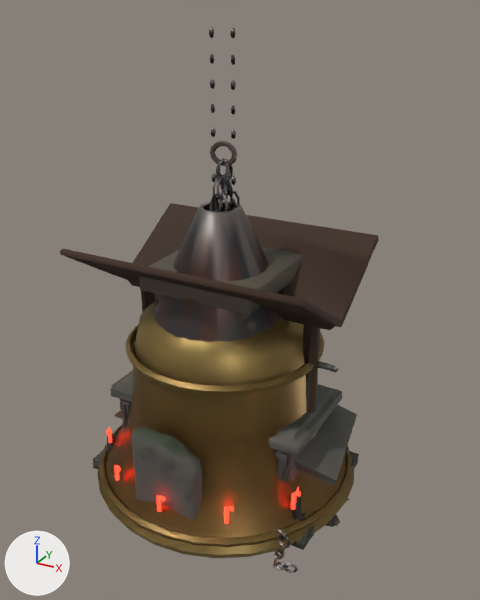
Before and after pictures for a commit that changed the glTF model juego/web/public/modelos/sangre/cosas.glb.
Camera for both pictures: a 50 mm lens placed at (2.35, -4.02, 3.59), pointed at (0.13, 0.01, 1.57). Every picture has the same lights, and +X, +Y and +Z are marked at lower left. The first picture is the older version. Where no turn or scale is listed for an object, it has been applied to the vertices.

The first picture shows 'cuerpo.010', 'cuerpo.018', 'cuerpo.019', 'cuerpo.023', 'cuerpo.036', 'cuerpo.037', 'cuerpo.051', 'cuerpo.054' and 2 more.
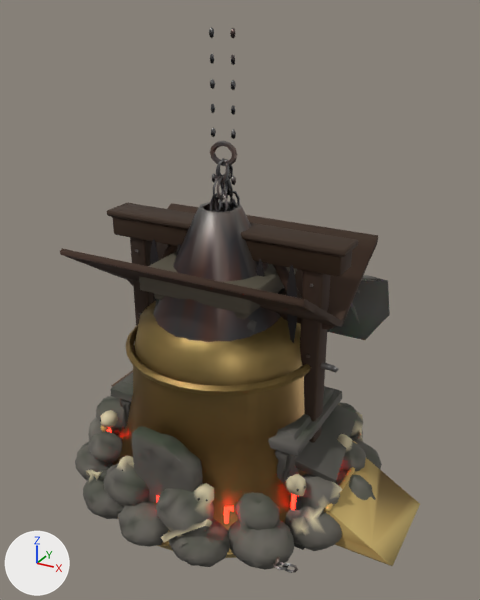
What differs and where, as boxes [x1, y1, x2, y2] in the pictures (480 x 600 px):
'cuerpo.061', added: after [75, 275, 390, 570]
'cuerpo.057', added: after [107, 203, 359, 443]
    faces in mat_sg_base: [107, 203, 359, 443]
'cuerpo.063', added: after [101, 426, 420, 566]
'cuerpo.062', added (mostly hidden): after [102, 426, 356, 443]

Patch to the scene script:
```diff
--- a/juego/web/public/modelos/sangre/cosas.glb.py
+++ b/juego/web/public/modelos/sangre/cosas.glb.py
@@ me_c_relicario_abierto_cuerpo @@
+me_c_relicario_abierto_cuerpo.from_pydata(...)  # 3235 vertices, 6414 faces; spans x -1.3..1.3, y -0.61..0.61, z -0.59..0.59
+# faces by material slot: [4014, 192, 480, 1728]
+me_c_relicario_abierto_cuerpo.materials.append(mat_sg_base)
+me_c_relicario_abierto_cuerpo.materials.append(mat_sg_brillo_blanco)
+me_c_relicario_abierto_cuerpo.materials.append(mat_sg_brillo_violeta)
+me_c_relicario_abierto_cuerpo.materials.append(mat_sg_metal)
@@ me_c_relicario_cuerpo @@
+me_c_relicario_cuerpo.from_pydata(...)  # 3847 vertices, 7638 faces; spans x -1.01..1.01, y -0.43..0.43, z -0.57..0.57
+# faces by material slot: [2732, 192, 232, 4458, 24]
+me_c_relicario_cuerpo.materials.append(mat_sg_base)
+me_c_relicario_cuerpo.materials.append(mat_sg_brillo_blanco)
+me_c_relicario_cuerpo.materials.append(mat_sg_brillo_violeta)
+me_c_relicario_cuerpo.materials.append(mat_sg_metal)
+me_c_relicario_cuerpo.materials.append(mat_sg_brillo_rojo)
@@ me_c_osario_cuerpo @@
+me_c_osario_cuerpo.from_pydata(...)  # 4577 vertices, 8797 faces; spans x -1.29..1.29, y -1.25..1.25, z -0.86..0.86
+# faces by material slot: [8675, 122]
+me_c_osario_cuerpo.materials.append(mat_sg_base)
+me_c_osario_cuerpo.materials.append(mat_sg_brillo_fuego)
@@ me_c_campana_exorcismo_cuerpo @@
+me_c_campana_exorcismo_cuerpo.from_pydata(...)  # 3812 vertices, 7408 faces; spans x -1.03..1.03, y -0.96..0.96, z -1.09..1.09
+# faces by material slot: [3322, 3142, 308, 546, 90]
+me_c_campana_exorcismo_cuerpo.materials.append(mat_sg_base)
+me_c_campana_exorcismo_cuerpo.materials.append(mat_sg_metal)
+me_c_campana_exorcismo_cuerpo.materials.append(mat_sg_brillo_violeta)
+me_c_campana_exorcismo_cuerpo.materials.append(mat_sg_espectro)
+me_c_campana_exorcismo_cuerpo.materials.append(mat_sg_brillo_ambar)
@@ ob_cuerpo_063 @@
+ob_cuerpo_063 = bpy.data.objects.new('cuerpo.063', me_c_relicario_abierto_cuerpo)
+ob_cuerpo_063.location = (0.283, -0.063, 0.58)
@@ ob_cuerpo_062 @@
+ob_cuerpo_062 = bpy.data.objects.new('cuerpo.062', me_c_relicario_cuerpo)
+ob_cuerpo_062.location = (0.0, 0.0, 0.562)
@@ ob_cuerpo_061 @@
+ob_cuerpo_061 = bpy.data.objects.new('cuerpo.061', me_c_osario_cuerpo)
+ob_cuerpo_061.location = (0.014, 0.074, 0.728)
@@ ob_cuerpo_057 @@
+ob_cuerpo_057 = bpy.data.objects.new('cuerpo.057', me_c_campana_exorcismo_cuerpo)
+ob_cuerpo_057.location = (-0.012, -0.001, 1.06)
```
